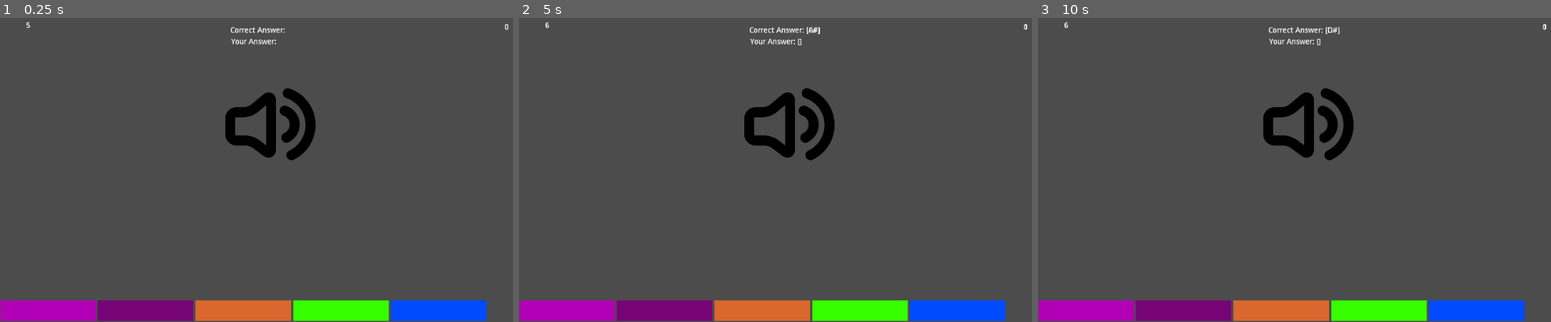
Above: before the commit, frames 1-3 (left to right).
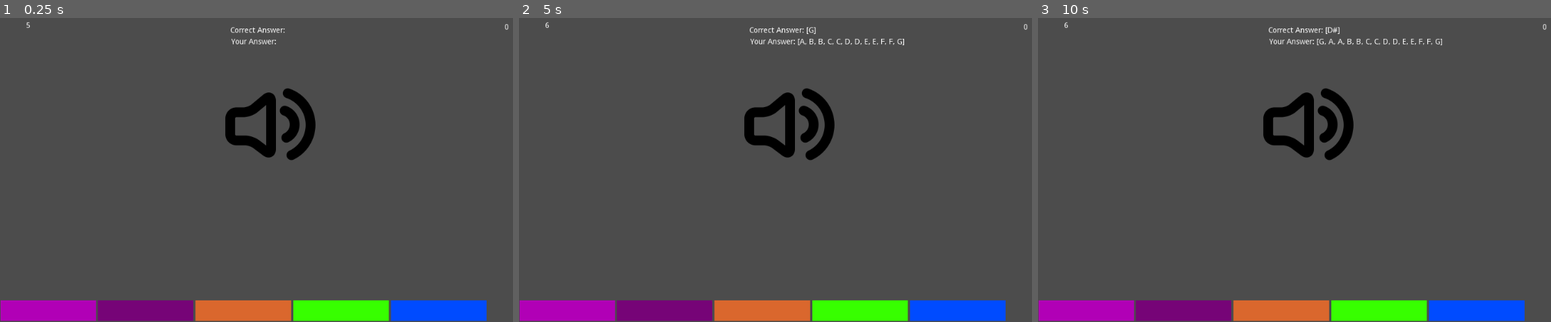
Above: after the commit, the same moments.

Repository: mdechdee/PerfectPitch
Game: Godot game, scene res://InstrumentPlayer.tscn
Same seed, same stepped clock (60 frames per second), same inputs: the game is played once before the commit and once after it. Before the commit the project starts from res://FirstScene.tscn. Sound files missing from this copy of the repository are replaced by a short silence.
Inputs:
- Up to frame 1 (0.25 s): no input
- Up to frame 2 (5 s): tap Enter at 0.5, 2.75, 4.25 s; tap H (A) at 0.6 s; tap J (B) at 0.8, 1.35 s; tap A (C) at 1.55, 2.1 s; tap Space at 2, 3.5 s; tap S (D) at 2.3, 2.85 s; tap D (E) at 3.05, 3.6 s; tap F (F) at 3.8, 4.35 s; tap G (G) at 4.55 s
- Up to frame 3 (10 s): tap G (G) at 5.1, 9.8 s; tap H (A) at 5.3, 5.85 s; tap Space at 5.75 s; tap J (B) at 6.05, 6.6 s; tap A (C) at 6.8, 7.35 s; tap S (D) at 7.55, 8.1 s; tap D (E) at 8.3, 8.85 s; tap F (F) at 9.05, 9.6 s

The runs differ from the first frame. In frame 1, less than 0.1% of the frame differs, in the area x 5-100%, y 1-46%; in frame 2, 0.3%; in frame 3, 0.2%.
Error before the commit: Attempt to call function 'get_position' in base 'null instance' on a null instance. (res://FirstScene.gd:66)
Error after the commit: Attempt to call function 'get_position' in base 'null instance' on a null instance. (res://Node.gd:100)

Commit message:
Fix sprites to move

Diff:
--- a/OldMusician/InstrumentPlayer.tscn
+++ b/OldMusician/InstrumentPlayer.tscn
@@ -17,7 +17,7 @@
 [ext_resource path="res://BGMusicPlayer.gd" type="Script" id=15]
 [ext_resource path="res://assets/speaker.png" type="Texture" id=16]
 
-[node name="InstrumentPlayer" type="Node"]
+[node name="NotePlayer" type="Node"]
 script = ExtResource( 1 )
 
 [node name="C" type="AudioStreamPlayer" parent="."]
--- a/OldMusician/Node.gd
+++ b/OldMusician/Node.gd
@@ -17,6 +17,8 @@
 signal note_played(note)
 onready var note_to_node = {"C":P1, "C#":P2, "D":P3, "D#":P4, "E":P5, "F":P6,
 							"F#":P7, "G":P8, "G#":P9, "A":P10, "A#":P11, "B":P12}
+onready var note_to_sprite = {"C":$Sprite_C, "C#":$Sprite_Csharp, "D":$Sprite_D, "D#":$Sprite_Dsharp, "E":$Sprite_E, "F":$Sprite_F,
+							"F#":$Sprite_Fsharp, "G":$Sprite_G, "G#":$Sprite_Gsharp, "A":$Sprite_A, "A#":$Sprite_Asharp, "B":$Sprite_B}
 
 func play_note(note):
 	note_to_node[note].play()
@@ -41,6 +43,11 @@
 			if Input.is_action_just_pressed(key):
 				note_to_node[key].play()
 				emit_signal("note_played", key)
+				print('key', key)
+				if key in notes:
+					return
+				notes.append(note_to_sprite[key])
+				answer.append(key)
 
 	if event.is_action_released("note"):
 		var t = get_node("Tween")
@@ -86,7 +93,9 @@
 		return
 	#var notes = [$C, $E, $G]
 	#var note = notes[randi() % 5]
+	print(notes)
 	for note in notes:
+		print('note', note)
 		#print(note.get_position().y)
 		if note.get_position().y < -560:
 			note.set_position(Vector2(note.get_position().x, 0))
@@ -105,10 +114,6 @@
 			quiz.append(b[p])
 			a[p].play()
 	print(quiz)
-
-	P1.play()
-	P5.play()
-	P8.play()
 
 func evaluation(answer):
 	if len(answer) != len(quiz):
--- a/OldMusician/project.godot
+++ b/OldMusician/project.godot
@@ -16,7 +16,7 @@
 [application]
 
 config/name="JunctionGamejam"
-run/main_scene="res://FirstScene.tscn"
+run/main_scene="res://InstrumentPlayer.tscn"
 config/icon="res://icon.png"
 
 [editor_plugins]
